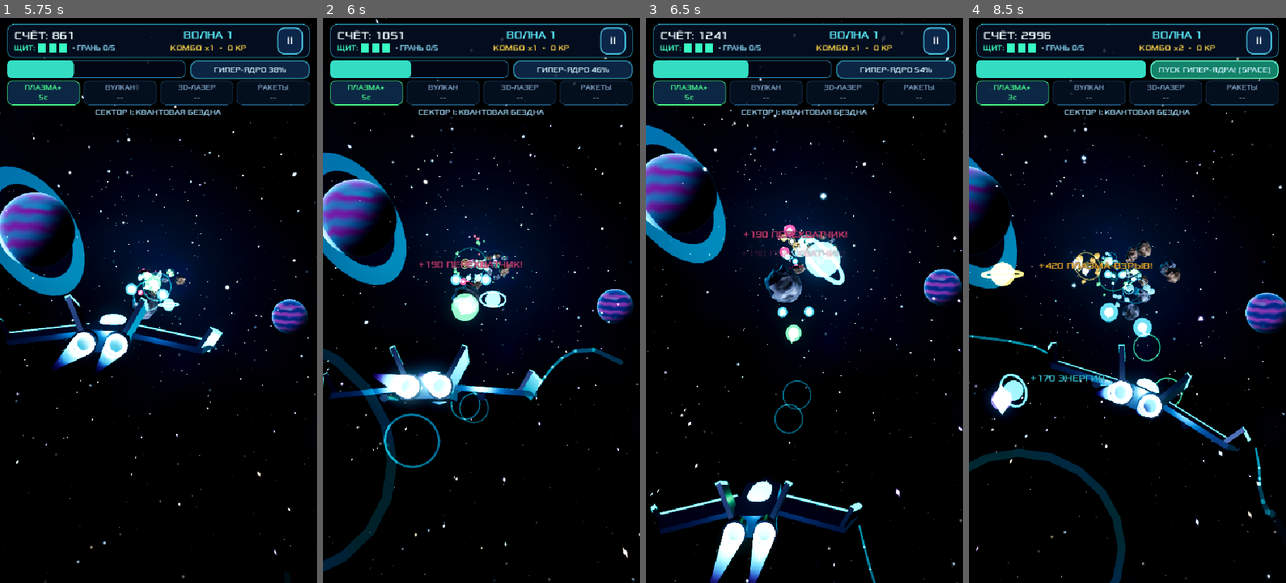
Above: before the commit, frames 1-4 (left to right).
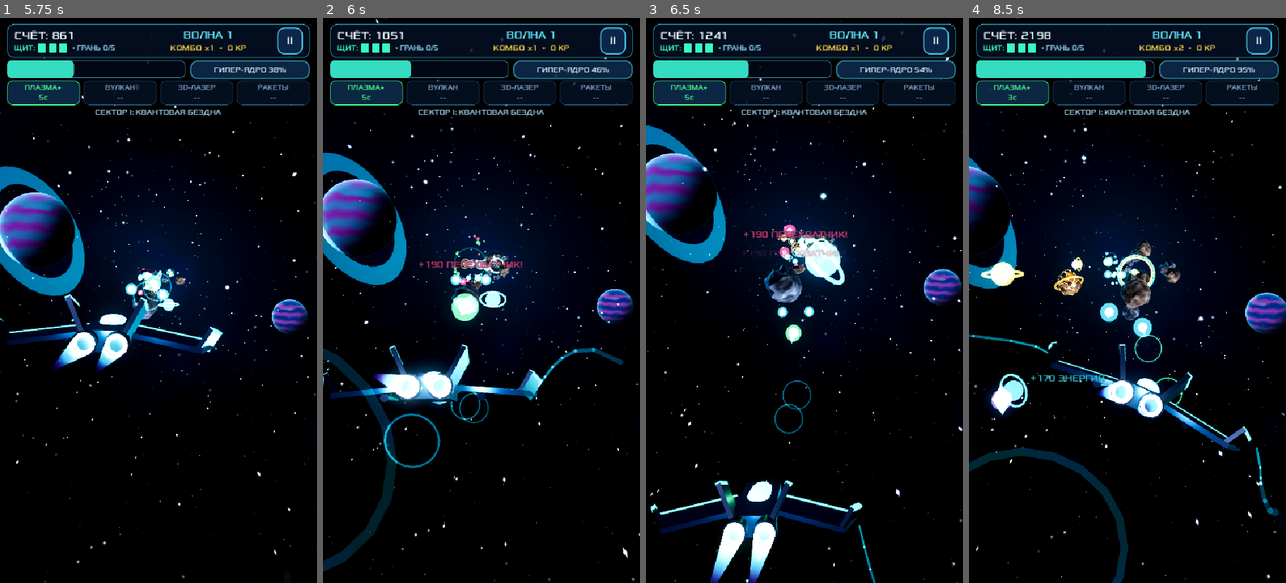
Above: after the commit, the same moments.

Repository: orbittv/hyper_glider_3d_godot
Game: Godot game, scene res://Scenes/MainGame.tscn
The game is run twice, just before and just after one commit, with the same random seed, the same clock (stepped at 60 frames per second) and the same inputs.
Inputs (mouse positions are in pixels of both pictures, inside the frame that each line leads up to):
- Up to frame 1 (5.75 s): click "ВЗЛЁТ В 3D-КОСМОС" at 0.5 s; tap Enter at 1.25 s; move the mouse to (228, 272) at 1.27 s; hold Right (move_right) 1.28-2 s; tap P at 1.35 s; click (228, 272) at 1.42 s; tap Space at 1.52, 4.52 s; drag from (95, 328) to (142, 413) at 2.02 s; move the mouse to (190, 176) at 2.77 s; hold Right (move_right) 2.78-3.5 s; tap Q at 2.85 s; drag from (142, 413) to (63, 215) at 3.52 s; move the mouse to (253, 385) at 4.27 s; hold Left (move_left) 4.28-5 s; tap Shift at 4.35 s; drag from (63, 215) to (110, 159) at 5.02 s
- Up to frame 2 (6 s): move the mouse to (497, 300) at 5.77 s; hold Down (move_down) from 5.78 s (still down); tap Enter at 5.85 s; click (497, 300) at 5.92 s
- Up to frame 3 (6.5 s): keep holding Down (move_down)
- Up to frame 4 (8.5 s): release Down (move_down) at 6.5 s; drag from (1079, 159) to (1064, 328) at 6.52 s; move the mouse to (1197, 272) at 7.27 s; hold Up (move_up) 7.28-8 s; tap E at 7.35 s; tap Space at 7.52 s; drag from (1064, 328) to (1111, 413) at 8.02 s

Frame 1 is identical in both runs. In frame 2, less than 0.1% of the frame differs, in the area x 52-58%, y 42-46%; in frame 3, less than 0.1%; in frame 4, 5.1%, in the area x 0-100%, y 0-100%.

Commit message:
feat(gameplay): add Phantom Sniper with 3D laser sight, Boost Ring gates, golden super-crystals, boss damage trail bar, and run statistics

Diff:
--- a/Scripts/MainGame.gd
+++ b/Scripts/MainGame.gd
@@ -58,6 +58,12 @@
 var _last_tap_pos: Vector2 = Vector2.ZERO
 var _combo: int = 1
 var _combo_timer: float = 0.0
+var _stat_destroyed: int = 0
+var _stat_grazes: int = 0
+var _max_combo_reached: int = 1
+var _boost_fov_kick: float = 0.0
+var _bar_boss_trail: ProgressBar
+var _boss_bar_trail_val: float = 100.0
 
 var _base_forward_speed: float = 42.0
 var _hyper_charge: float = 0.0 # 0.0 .. 100.0
@@ -679,6 +685,8 @@
 		target_fov += 18.0
 	elif is_hyper:
 		target_fov += 11.0
+	_boost_fov_kick = move_toward(_boost_fov_kick, 0.0, delta * 14.0)
+	target_fov += _boost_fov_kick
 
 	# Адаптируем вертикальный FOV под вытянутые экраны смартфонов (20:9, _view_h > 960), чтобы ширина 3D-коридора всегда совпадала с экраном
 	var aspect_scale: float = clampf(_view_h / 960.0, 1.0, 1.45)
@@ -1041,7 +1049,9 @@
 	var is_bomb: bool = ent.is_plasma_bomb()
 	var is_crystal: bool = ent.kind == SpaceEntity3D.Kind.METEOR_CRYSTAL
 	var is_boss: bool = ent.kind == SpaceEntity3D.Kind.ENEMY_BOSS_3D
-	var is_interceptor: bool = ent.kind == SpaceEntity3D.Kind.ENEMY_INTERCEPTOR
+	var is_sniper: bool = ent.kind == SpaceEntity3D.Kind.ENEMY_SNIPER_3D
+	var is_interceptor: bool = ent.kind == SpaceEntity3D.Kind.ENEMY_INTERCEPTOR or is_sniper
+	_stat_destroyed += 1
 
 	var pts: int = ent.score_value * _combo
 	_score += pts
@@ -1063,7 +1073,8 @@
 
 	if is_boss:
 		_audio.play_boss_explode()
-		_spawn_crystal_burst(pos, 6 + mini(_wave / 3, 6))
+		_spawn_crystal_burst(pos, 3, 3)
+		_spawn_crystal_burst(pos, 4 + mini(_wave / 3, 4), 1)
 		_cam_shake = 1.1
 		_trigger_screen_flash(Color(1.0, 0.32, 0.55), 0.48)
 		_show_banner(ent.boss_title + " УНИЧТОЖЕН! ОТКРЫТА 3D ЧЁРНАЯ ДЫРА!", Color(1.0, 0.88, 0.30), 3.4)
@@ -1090,11 +1101,15 @@
 	else:
 		_audio.play_asteroid_explode()
 		_cam_shake = maxf(_cam_shake, 0.22)
-		if is_interceptor:
+		if is_sniper:
+			_spawn_floating_3d_text(pos, "+%d СНАЙПЕР!" % pts, exp_col)
+		elif is_interceptor:
 			_spawn_floating_3d_text(pos, "+%d ПЕРЕХВАТЧИК!" % pts, exp_col)
 
 	# Квантовые Кристаллы: щедро из бомб и катеров, редко из кристаллических метеоритов
-	if is_interceptor and randf() < 0.55:
+	if is_sniper or ent.kind == SpaceEntity3D.Kind.METEOR_PLASMA_GOLD:
+		_spawn_crystal_burst(pos, 1, 3)
+	elif is_interceptor and randf() < 0.55:
 		_spawn_crystal_burst(pos, 1 + (1 if randf() < 0.3 else 0))
 	elif is_bomb and randf() < 0.45:
 		_spawn_crystal_burst(pos, 1)
@@ -1111,7 +1126,7 @@
 		drop.setup_entity(drop_kind, pos, _base_forward_speed * 0.75, 1.15, _wave)
 
 
-func _spawn_crystal_burst(pos: Vector3, count: int) -> void:
+func _spawn_crystal_burst(pos: Vector3, count: int, tier_val: int = 1) -> void:
 	for i: int in range(count):
 		var cr := SpaceEntity3D.new()
 		_entities_root.add_child(cr)
@@ -1122,6 +1137,7 @@
 			1.0,
 			_wave
 		)
+		cr.set_crystal_tier(tier_val)
 		cr.velocity.x = randf_range(-5.0, 5.0)
 		cr.velocity.y = randf_range(-3.0, 4.0)
 
@@ -1156,6 +1172,23 @@
 				_enter_hyper_tunnel(bh_pos)
 			continue
 
+		# 1b. Кольцо ускорения
+		if ent.kind == SpaceEntity3D.Kind.BOOST_RING_3D:
+			if absf(ent.position.z - g_pos.z) < 2.2 and Vector2(ent.position.x - g_pos.x, ent.position.y - g_pos.y).length() <= ent.radius + 0.85:
+				_combo = mini(_combo + 1, 8)
+				_max_combo_reached = maxi(_max_combo_reached, _combo)
+				_combo_timer = 4.5
+				var ring_pts: int = 180 * _combo
+				_score += ring_pts
+				_award_crystals(1, false)
+				_add_hyper_charge(12.0)
+				_boost_fov_kick = 6.5
+				_audio.play_weapon_pickup()
+				_fx3d.spawn_engine_wake_ring(ent.global_position, Color(0.28, 1.0, 0.78))
+				_spawn_floating_3d_text(ent.global_position, "УСКОРЕНИЕ +%d • +1 КР!" % ring_pts, Color(0.32, 1.0, 0.78))
+				ent.queue_free()
+			continue
+
 		# 2. Подбор энергетических сфер и капсул вооружения
 		if ent.is_pickup_orb():
 			if dist <= ent.radius + glider_hit_r + 0.55:
@@ -1183,6 +1216,8 @@
 func _trigger_graze_bonus(threat_pos: Vector3) -> void:
 	var g_pos: Vector3 = _glider.global_position
 	_combo = mini(_combo + 1, 8)
+	_max_combo_reached = maxi(_max_combo_reached, _combo)
+	_stat_grazes += 1
 	_combo_timer = 4.5
 	var graze_pts: int = 45 * _combo
 	_score += graze_pts
@@ -1222,6 +1257,14 @@
 	_audio.play_enemy_fire()
 	if ent.kind == SpaceEntity3D.Kind.ENEMY_INTERCEPTOR:
 		_spawn_projectile(WeaponProjectile3D.Kind.ENEMY_PLASMA_BOLT, start_pos, to_player * 56.0)
+	elif ent.kind == SpaceEntity3D.Kind.ENEMY_SNIPER_3D:
+		var aim_pt: Vector3 = ent.sniper_aim_pos if ent.sniper_aim_pos != Vector3.ZERO else g_pos
+		var aim_dir: Vector3 = (aim_pt - start_pos).normalized()
+		if aim_dir.z < 0.35:
+			aim_dir.z = 0.35
+			aim_dir = aim_dir.normalized()
+		_spawn_projectile(WeaponProjectile3D.Kind.ENEMY_PLASMA_BOLT, start_pos, aim_dir * 78.0)
+		ent.sniper_aim_pos = Vector3.ZERO
 	elif ent.kind == SpaceEntity3D.Kind.ENEMY_BOSS_3D:
 		ent.attack_counter += 1
 		var fan_count: int = 5 if ent.boss_enraged else 3
@@ -1550,6 +1593,11 @@
 	_active_boss = null
 	_combo = 1
 	_combo_timer = 0.0
+	_stat_destroyed = 0
+	_stat_grazes = 0
+	_max_combo_reached = 1
+	_boost_fov_kick = 0.0
+	_boss_bar_trail_val = 100.0
 	_hyper_charge = 0.0
 	_hyper_timer = 0.0
 	_tunnel_timer = 0.0
@@ -1617,7 +1665,8 @@
 		"РЕЖИМ: %s\n" % mode_title
 		+ "СЧЁТ: %d%s\n" % [_score, rec_tag]
 		+ "ДОСТИГНУТА ВОЛНА: %d\n" % _wave
-		+ "ЛУЧШИЙ РЕКОРД: %d\n\n" % _config.get_high_score(_is_assault_mode)
+		+ "ЛУЧШИЙ РЕКОРД: %d\n" % _config.get_high_score(_is_assault_mode)
+		+ "УНИЧТОЖЕНО: %d • НА ГРАНИ: %d • МАКС. КОМБО: x%d\n\n" % [_stat_destroyed, _stat_grazes, _max_combo_reached]
 		+ "СОБРАНО КВАНТОВЫХ КРИСТАЛЛОВ: +%d" % earned_credits
 	)
 	_gameover_overlay.visible = true
@@ -2003,16 +2052,31 @@
 	_lbl_boss_title = UiBuilder.create_label("КРЕЙСЕР «ТИТАН-3D»", 12, Color(1.0, 0.58, 0.72), HORIZONTAL_ALIGNMENT_CENTER)
 	boss_vbox.add_child(_lbl_boss_title)
 
+	var boss_bar_stack := Control.new()
+	boss_bar_stack.custom_minimum_size = Vector2(0.0, 10.0)
+	boss_vbox.add_child(boss_bar_stack)
+	_bar_boss_trail = UiBuilder.create_neon_progress_bar(
+		10.0,
+		Color(0.06, 0.01, 0.03, 0.95),
+		Color(0.0, 0.0, 0.0, 0.0),
+		Color(1.0, 0.88, 0.36, 0.92),
+		5,
+		0
+	)
+	_bar_boss_trail.value = 100.0
+	_bar_boss_trail.set_anchors_and_offsets_preset(Control.PRESET_FULL_RECT)
+	boss_bar_stack.add_child(_bar_boss_trail)
 	_bar_boss_hp = UiBuilder.create_neon_progress_bar(
 		10.0,
-		Color(0.06, 0.01, 0.03, 0.95),
+		Color(0.0, 0.0, 0.0, 0.0),
 		Color(0.0, 0.0, 0.0, 0.0),
 		Color(1.0, 0.24, 0.46, 0.98),
 		5,
 		0
 	)
 	_bar_boss_hp.value = 100.0
-	boss_vbox.add_child(_bar_boss_hp)
+	_bar_boss_hp.set_anchors_and_offsets_preset(Control.PRESET_FULL_RECT)
+	boss_bar_stack.add_child(_bar_boss_hp)
 
 
 func _reset_hud_cache() -> void:
@@ -2085,6 +2149,11 @@
 		if has_b:
 			var pct: float = clampf((_active_boss.hp / maxf(1.0, _active_boss.max_hp)) * 100.0, 0.0, 100.0)
 			_bar_boss_hp.value = pct
+			if pct > _boss_bar_trail_val:
+				_boss_bar_trail_val = pct
+			else:
+				_boss_bar_trail_val = move_toward(_boss_bar_trail_val, pct, get_process_delta_time() * 26.0)
+			_bar_boss_trail.value = _boss_bar_trail_val
 			var pct_int: int = int(ceil(pct))
 			var rage_int: int = 1 if _active_boss.boss_enraged else 0
 			if pct_int != _hud_c_boss_pct or rage_int != _hud_c_boss_rage:
@@ -2323,7 +2392,7 @@
 		Color(1.0, 0.36, 0.54, 0.90)
 	)
 	_gameover_overlay = modal["root"]
-	_modal_cards.append({"card": modal["card"], "margin_x": 26.0, "card_h": 500.0})
+	_modal_cards.append({"card": modal["card"], "margin_x": 26.0, "card_h": 545.0})
 	var vbox: VBoxContainer = modal["vbox"]
 
 	vbox.add_child(UiBuilder.create_label("ГЛАЙДЕР ПОДБИТ", 26, Color(1.0, 0.42, 0.56), HORIZONTAL_ALIGNMENT_CENTER, 3))
--- a/Scripts/SpaceEntity3D.gd
+++ b/Scripts/SpaceEntity3D.gd
@@ -19,8 +19,10 @@
 	ORB_WEAPON_LASER,
 	ORB_WEAPON_MISSILE,
 	ORB_QUANTUM_CRYSTAL,
+	BOOST_RING_3D,
 	BLACK_HOLE_PORTAL,
 	ENEMY_INTERCEPTOR,
+	ENEMY_SNIPER_3D,
 	ENEMY_BOSS_3D
 }
 
@@ -41,11 +43,13 @@
 var fire_interval: float = 1.6
 var spawn_origin_xy: Vector2 = Vector2.ZERO
 var attack_counter: int = 0
+var sniper_aim_pos: Vector3 = Vector3.ZERO
 
 var _visual_root: Node3D
 var _rock_mesh_inst: MeshInstance3D
 var _plasma_core_inst: MeshInstance3D
 var _ring_inst: MeshInstance3D
+var _sniper_sight_inst: MeshInstance3D
 var _hit_flash_timer: float = 0.0
 var _base_rock_mat: Material
 
@@ -66,10 +70,16 @@
 static var _mat_boss_core: StandardMaterial3D
 static var _mat_quantum_crystal: StandardMaterial3D
 static var _mat_quantum_crystal_halo: StandardMaterial3D
+static var _mat_gold_crystal: StandardMaterial3D
+static var _mat_sniper_hull: StandardMaterial3D
+static var _mat_sniper_sight: StandardMaterial3D
+static var _mat_boost_ring: StandardMaterial3D
 static var _orb_materials: Dictionary = {}
 
 static var _orb_sphere_mesh: SphereMesh
 static var _orb_ring_mesh: TorusMesh
+static var _boost_torus_mesh: TorusMesh
+static var _sniper_sight_mesh: CylinderMesh
 static var _crystal_octa_mesh: ArrayMesh
 static var _bh_void_mesh: SphereMesh
 static var _bh_disk_mesh: QuadMesh
@@ -106,8 +116,14 @@
 	_mat_boss_core = null
 	_mat_quantum_crystal = null
 	_mat_quantum_crystal_halo = null
+	_mat_gold_crystal = null
+	_mat_sniper_hull = null
+	_mat_sniper_sight = null
+	_mat_boost_ring = null
 	_orb_sphere_mesh = null
 	_orb_ring_mesh = null
+	_boost_torus_mesh = null
+	_sniper_sight_mesh = null
 	_crystal_octa_mesh = null
 	_bh_void_mesh = null
 	_bh_disk_mesh = null
@@ -287,6 +303,43 @@
 	_mat_quantum_crystal_halo.transparency = BaseMaterial3D.TRANSPARENCY_ALPHA
 	_mat_quantum_crystal_halo.blend_mode = BaseMaterial3D.BLEND_MODE_ADD
 	_mat_quantum_crystal_halo.albedo_color = Color(0.55, 0.42, 1.0, 0.82)
+
+	_mat_gold_crystal = StandardMaterial3D.new()
+	_mat_gold_crystal.albedo_color = Color(1.0, 0.84, 0.22, 0.98)
+	_mat_gold_crystal.metallic = 0.85
+	_mat_gold_crystal.roughness = 0.12
+	_mat_gold_crystal.emission_enabled = true
+	_mat_gold_crystal.emission = Color(1.0, 0.72, 0.16)
+	_mat_gold_crystal.emission_energy_multiplier = 2.05
+
+	_mat_sniper_hull = StandardMaterial3D.new()
+	_mat_sniper_hull.albedo_color = Color(0.16, 0.06, 0.26)
+	_mat_sniper_hull.metallic = 0.86
+	_mat_sniper_hull.roughness = 0.20
+
+	_mat_sniper_sight = StandardMaterial3D.new()
+	_mat_sniper_sight.shading_mode = BaseMaterial3D.SHADING_MODE_UNSHADED
+	_mat_sniper_sight.transparency = BaseMaterial3D.TRANSPARENCY_ALPHA
+	_mat_sniper_sight.blend_mode = BaseMaterial3D.BLEND_MODE_ADD
+	_mat_sniper_sight.albedo_color = Color(1.0, 0.16, 0.45, 0.62)
+
+	_mat_boost_ring = StandardMaterial3D.new()
+	_mat_boost_ring.shading_mode = BaseMaterial3D.SHADING_MODE_UNSHADED
+	_mat_boost_ring.transparency = BaseMaterial3D.TRANSPARENCY_ALPHA
+	_mat_boost_ring.blend_mode = BaseMaterial3D.BLEND_MODE_ADD
+	_mat_boost_ring.albedo_color = Color(0.24, 1.0, 0.78, 0.82)
+
+	_boost_torus_mesh = TorusMesh.new()
+	_boost_torus_mesh.inner_radius = 2.85
+	_boost_torus_mesh.outer_radius = 3.18
+	_boost_torus_mesh.rings = 28
+	_boost_torus_mesh.ring_segments = 10
+
+	_sniper_sight_mesh = CylinderMesh.new()
+	_sniper_sight_mesh.top_radius = 0.045
+	_sniper_sight_mesh.bottom_radius = 0.045
+	_sniper_sight_mesh.height = 1.0
+	_sniper_sight_mesh.radial_segments = 6
 
 	var orb_colors: Dictionary = {
 		Kind.ORB_ENERGY: Color(0.20, 0.92, 1.0, 0.95),
@@ -480,6 +533,21 @@
 			fire_interval = maxf(0.95, 1.75 - float(wave_num) * 0.06)
 			fire_cooldown = randf_range(0.55, 1.15)
 			_build_interceptor_visual()
+		Kind.ENEMY_SNIPER_3D:
+			radius = 1.75
+			max_hp = 68.0 * hp_wave_mult
+			hp = max_hp
+			score_value = 280
+			spawn_origin_xy = Vector2(start_pos.x, start_pos.y)
+			velocity = Vector3(0.0, 0.0, forward_vel_z * 0.84)
+			fire_interval = maxf(1.55, 2.25 - float(wave_num) * 0.05)
+			fire_cooldown = 1.35
+			_build_sniper_visual()
+		Kind.BOOST_RING_3D:
+			radius = 3.15
+			velocity = Vector3(0.0, 0.0, forward_vel_z * 0.96)
+			score_value = 180
+			_build_boost_ring_visual()
 		Kind.ENEMY_BOSS_3D:
 			radius = 3.85
 			max_hp = (460.0 + float(wave_num) * 110.0)
@@ -564,6 +632,78 @@
 	_visual_root.add_child(halo)
 
 
+func set_crystal_tier(val: int) -> void:
+	crystal_value = maxi(1, val)
+	if kind == Kind.ORB_QUANTUM_CRYSTAL and _plasma_core_inst != null:
+		if crystal_value >= 2:
+			_plasma_core_inst.material_override = _mat_gold_crystal
+			_plasma_core_inst.scale = Vector3.ONE * 1.26
+		else:
+			_plasma_core_inst.material_override = _mat_quantum_crystal
+			_plasma_core_inst.scale = Vector3.ONE * 0.95
+
+
+func _build_boost_ring_visual() -> void:
+	_ring_inst = MeshInstance3D.new()
+	_ring_inst.mesh = _boost_torus_mesh
+	_ring_inst.material_override = _mat_boost_ring
+	_ring_inst.rotation_degrees = Vector3(90.0, 0.0, 0.0)
+	_visual_root.add_child(_ring_inst)
+
+	var inner_ring := MeshInstance3D.new()
+	inner_ring.mesh = _boost_torus_mesh
+	inner_ring.material_override = _mat_gold_crystal
+	inner_ring.rotation_degrees = Vector3(90.0, 0.0, 0.0)
+	inner_ring.scale = Vector3.ONE * 0.88
+	_visual_root.add_child(inner_ring)
+
+
+func _build_sniper_visual() -> void:
+	_base_rock_mat = _mat_sniper_hull
+	_rock_mesh_inst = MeshInstance3D.new()
+	_rock_mesh_inst.mesh = _enemy_body_mesh
+	_rock_mesh_inst.material_override = _mat_sniper_hull
+	_rock_mesh_inst.scale = Vector3(0.88, 0.92, 1.38)
+	_visual_root.add_child(_rock_mesh_inst)
+
+	var swept_l := MeshInstance3D.new()
+	swept_l.mesh = _enemy_wing_mesh
+	swept_l.material_override = _mat_sniper_hull
+	swept_l.scale = Vector3(0.62, 1.0, 1.15)
+	swept_l.position = Vector3(-0.95, 0.0, -0.1)
+	swept_l.rotation_degrees = Vector3(0.0, -28.0, 18.0)
+	_visual_root.add_child(swept_l)
+
+	var swept_r := MeshInstance3D.new()
+	swept_r.mesh = _enemy_wing_mesh
+	swept_r.material_override = _mat_sniper_hull
+	swept_r.scale = Vector3(0.62, 1.0, 1.15)
+	swept_r.position = Vector3(0.95, 0.0, -0.1)
+	swept_r.rotation_degrees = Vector3(0.0, 28.0, -18.0)
+	_visual_root.add_child(swept_r)
+
+	var fin_neon := MeshInstance3D.new()
+	fin_neon.mesh = _orb_ring_mesh
+	fin_neon.material_override = _mat_enemy_neon
+	fin_neon.rotation_degrees = Vector3(90.0, 0.0, 0.0)
+	fin_neon.scale = Vector3.ONE * 1.45
+	_visual_root.add_child(fin_neon)
+
+	_plasma_core_inst = MeshInstance3D.new()
+	_plasma_core_inst.mesh = _orb_sphere_mesh
+	_plasma_core_inst.material_override = _mat_boss_core
+	_plasma_core_inst.scale = Vector3.ONE * 0.95
+	_plasma_core_inst.position = Vector3(0.0, 0.08, 0.55)
+	_visual_root.add_child(_plasma_core_inst)
+
+	# Луч лазерного целеуказателя Снайпера (ориентируется в мировых координатах на глайдера)
+	_sniper_sight_inst = MeshInstance3D.new()
+	_sniper_sight_inst.mesh = _sniper_sight_mesh
+	_sniper_sight_inst.material_override = _mat_sniper_sight
+	_sniper_sight_inst.visible = false
+	add_child(_sniper_sight_inst)
+
+
 func _build_black_hole_visual() -> void:
 	# 1. Чёрная сфера Горизонта Событий
 	var void_sphere := MeshInstance3D.new()
@@ -651,7 +791,7 @@
 
 
 func is_enemy_ship() -> bool:
-	return kind == Kind.ENEMY_INTERCEPTOR or kind == Kind.ENEMY_BOSS_3D
+	return kind == Kind.ENEMY_INTERCEPTOR or kind == Kind.ENEMY_SNIPER_3D or kind == Kind.ENEMY_BOSS_3D
 
 
 func is_hostile() -> bool:
@@ -718,6 +858,13 @@
 			_ring_inst.rotation.z -= delta * 1.8
 		return position.z < 18.0
 
+	# Кольцо Гипер-Ускорения (вращается навстречу игроку)
+	if kind == Kind.BOOST_RING_3D:
+		position.z += velocity.z * speed_mult * delta
+		if _visual_root != null:
+			_visual_root.rotation.z += delta * 2.2
+		return position.z < 16.0
+
 	# Поведение тяжёлого 3D Босса-Дредноута (выходит на боевую дистанцию z = -34 и маневрирует по восьмёрке)
 	if kind == Kind.ENEMY_BOSS_3D:
 		if position.z < -34.0:
@@ -728,9 +875,32 @@
 		if _ring_inst != null:
 			_ring_inst.rotation.z += delta * (3.8 if boss_enraged else 1.9)
 			_ring_inst.rotation.x = sin(age * 2.0) * 0.55
+		if _plasma_core_inst != null:
+			var tele: float = 3.55 if fire_cooldown < 0.35 else 2.8
+			_plasma_core_inst.scale = Vector3.ONE * tele
 		if _visual_root != null:
 			_visual_root.rotation.z = -cos(age * spd) * 0.18
 		return true
+
+	# Поведение Элитного 3D Снайпера-Фантома (зависает на рубеже z = -44 на 5.5 сек, наводит 3D лазерный прицел и бьёт плазменным копьём)
+	if kind == Kind.ENEMY_SNIPER_3D:
+		if position.z < -44.0 or age > 6.2:
+			position.z += velocity.z * speed_mult * delta
+		position.x = clampf(spawn_origin_xy.x + sin(age * 1.6 + spawn_origin_xy.y) * 2.4, -6.6, 6.6)
+		position.y = clampf(spawn_origin_xy.y + cos(age * 1.3) * 1.2, -3.4, 3.6)
+		if _visual_root != null:
+			_visual_root.rotation.z = -cos(age * 1.6 + spawn_origin_xy.y) * 0.24
+		# Лазерный прицел включается за 0.85с до выстрела и фиксирует точку за 0.22с до залпа (давая окно на уворот или 360°-Бочку!)
+		if _sniper_sight_inst != null:
+			var show_sight: bool = position.z < -12.0 and position.z > -78.0 and fire_cooldown > 0.0 and fire_cooldown <= 0.88
+			_sniper_sight_inst.visible = show_sight
+			if show_sight:
+				if fire_cooldown > 0.22 or sniper_aim_pos == Vector3.ZERO:
+					sniper_aim_pos = sniper_aim_pos.lerp(glider_pos, clampf(delta * 10.0, 0.0, 1.0)) if sniper_aim_pos != Vector3.ZERO else glider_pos
+				var muzzle_w: Vector3 = global_position + Vector3(0.0, 0.05, 1.5)
+				var pulse_w: float = 1.85 if (fire_cooldown < 0.25 and int(age * 36.0) % 2 == 0) else 1.0
+				FxManager3D.orient_cylinder_between(_sniper_sight_inst, muzzle_w, sniper_aim_pos, pulse_w, 0.5)
+		return position.z < 18.0
 
 	# Поведение 3D Катера-Перехватчика (маневрирует по синусоиде навстречу глайдеру)
 	if kind == Kind.ENEMY_INTERCEPTOR:
--- a/Scripts/SpawnDirector3D.gd
+++ b/Scripts/SpawnDirector3D.gd
@@ -16,6 +16,7 @@
 var _black_hole_timer: float = 22.0
 var _tunnel_ribbon_timer: float = 0.22
 var _tunnel_angle: float = 0.0
+var _tunnel_ring_step: int = 0
 
 
 func reset_director() -> void:
@@ -25,6 +26,7 @@
 	_black_hole_timer = 21.0
 	_tunnel_ribbon_timer = 0.15
 	_tunnel_angle = 0.0
+	_tunnel_ring_step = 0
 
 
 func update_spawning(
@@ -99,8 +101,12 @@
 		kind = SpaceEntity3D.Kind.METEOR_CRYSTAL
 		rad = randf_range(1.35, 1.95)
 	elif roll < 0.48:
-		kind = SpaceEntity3D.Kind.ENEMY_INTERCEPTOR
-		rad = 1.65
+		if wave_num >= 2 and randf() < 0.34:
+			kind = SpaceEntity3D.Kind.ENEMY_SNIPER_3D
+			rad = 1.75
+		else:
+			kind = SpaceEntity3D.Kind.ENEMY_INTERCEPTOR
+			rad = 1.65
 	elif roll > 0.88:
 		# Гигантский валун
 		rad = randf_range(2.55, 3.35)
@@ -127,7 +133,11 @@
 		entities_root.add_child(ent)
 		ent.setup_entity(SpaceEntity3D.Kind.METEOR_ROCK, pos, forward_speed, 1.25, wave_num)
 
-	# В центре кольца — ценная сфера оружия или Гипер-Ядра!
+	# В центре кольца — Кольцо Ускорения и ценная сфера оружия / Гипер-Ядра!
+	var boost_gate := SpaceEntity3D.new()
+	entities_root.add_child(boost_gate)
+	boost_gate.setup_entity(SpaceEntity3D.Kind.BOOST_RING_3D, Vector3(center_x, center_y, SPAWN_Z + 1.5), forward_speed, 3.15, wave_num)
+
 	var center_orb := SpaceEntity3D.new()
 	entities_root.add_child(center_orb)
 	var orb_kind: SpaceEntity3D.Kind = _pick_weapon_or_hyper_kind()
@@ -234,12 +244,13 @@
 
 
 func _update_tunnel_spawns(delta: float, entities_root: Node3D, forward_speed: float) -> void:
-	# Внутри 3D Гипер-туннеля спавним спиральные ленты энергетических сфер и оружия!
+	# Внутри 3D Гипер-туннеля спавним спиральные ленты сфер, кристаллов и Кольца Гипер-Ускорения!
 	_tunnel_ribbon_timer -= delta
 	if _tunnel_ribbon_timer > 0.0:
 		return
 	_tunnel_ribbon_timer = 0.16
 	_tunnel_angle += 0.52
+	_tunnel_ring_step += 1
 
 	var rad: float = 3.8
 	var pos := Vector3(
@@ -247,6 +258,11 @@
 		sin(_tunnel_angle) * rad * 0.78 + 0.5,
 		TUNNEL_SPAWN_Z
 	)
+
+	if _tunnel_ring_step % 11 == 0:
+		var gate := SpaceEntity3D.new()
+		entities_root.add_child(gate)
+		gate.setup_entity(SpaceEntity3D.Kind.BOOST_RING_3D, pos, forward_speed * 1.25, 3.15, 1)
 
 	var kind: SpaceEntity3D.Kind = SpaceEntity3D.Kind.ORB_ENERGY
 	var r: float = randf()
